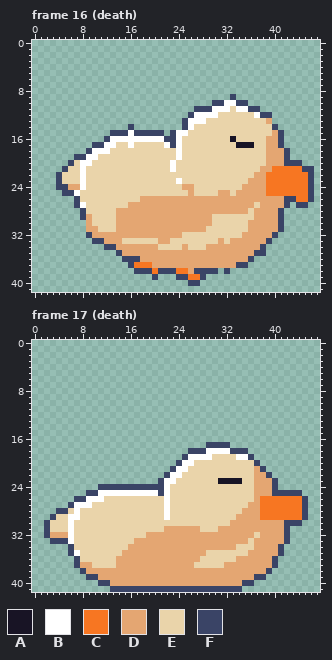
Pixel-art file: art/duck/duck.aseprite. This is how it looked before the edit.
48x42 pixels, 18 frames. Shown: frame 16 (death), frame 17 (death).
Palette (. is transparent): A #181425  B #ffffff  C #f77622  D #e4a672  E #ead4aa  F #3a4466
Pixels before, frame 16 (death), first column x 4:
 9 .............................F.............
10 ..........................FFBBFF...........
11 .......................FFFBBBEBBFF.........
12 ......................FBBBBEEEEEEBFF.......
13 .....................FBBBEEEEEEEEEED.......
14 ............F........FBEEEEEEEEEEEEEF......
15 .........FFFBFFFFF.FBBEEEEEEEEEEEEEEDF.....
16 ........FBBBBBBBBBFFBEEEEEEEEAEEEEEDDF.....
17 ......FFBBEEBEEEEEBFBEEEEEEEEEAAAEEDDF.....
18 .....FBBBEEEEEEEEEEEBEEEEEEEEEEEEEEDDDF....
19 ...FFBBEEEEEEEEEEEEEBEEEEEEEEEEEEEEDDDF....
20 ..FEBBEEEEEEEEEEEEEBEEEEEEEEEEEEEEEDDDFFF..
21 .FEEBEEEEEEEEEEEEEEBEEEEEEEEEEEEEEDDCCCCCFF
22 FEEEBEEEEEEEEEEEEEEEEEEEEEEEEEEEEDDCCCCCCCF
23 FEEEBEEEEEEEEEEEEEEEBEEEEEEEEEEEDDDCCCCCCCF
24 FFDDBEEEEEEEEEEEEEEEEDDEEEEEEEEDDDDCCCCCCCF
25 .FFBEEEEEEEEEEEEEEEEEEDEEEEDDEDDDDDCCCCCCCF
26 ...FEEEEEEEEEEDDDDDDDDDDDDDDDDDDDDDDDDFFCCF
27 ...FBEEEEEEEDDDDDDDDDDDDDDDDDDDDDEDDDDF.FF.
28 ....FEEEEEDDDDDDDDDDDDDDDDDDDDDDEDDDDF.....
29 ....FDEEEEDDDDDDDDDDDDDDDDEEEEEEEDDDDF.....
30 .....DEEEEDDDDDDDDDDDDDDDDEEEEEEDDDDDF.....
31 .....DDEEEDDDDDDDDDDDDDDDEEEEEEEDDDDDF.....
32 .....FDDDDDDDDDDDDDDDEEEEEEEEEEDDDDDF......
33 ......FFDDDEEEEEEDDEEEEEEEEDEDDDDDDF.......
34 ........FFDDDDDDDEEEEDEEEDDDDDDDDDF........
35 ..........FDDDDDDDDDDDDDDDDDDDDDDFF........
36 ...........FFFDDDDDDDDDDDDDDDDDDF..........
37 ............FCCCDDDDDDDDDDDDDDFF...........
38 .............FFFCFFFCCDFFFF.F..............
39 ................F...FFCCF..................
40 ......................FF...................
Pixels before, frame 17 (death), first column x 2:
17 ...........................FFFF.............
18 ........................FFFBBBBFFF..........
19 .......................FBBBBEEEEBBF.........
20 ......................FBBEEEEEEEEEEF........
21 .....................FBBEEEEEEEEEEEDF.......
22 ....................FBBEEEEEEEEEEEEDDF......
23 ...................FBBEEEEEEEAAAAEEDDDF.....
24 .........FFFFFFFFFFFBEEEEEEEEEEEEEEDDDF.....
25 .......FFBBBBBBBBBBFBEEEEEEEEEEEEEEDDDFFFFF.
26 .....FFBBBEEEEEEEEEEBEEEEEEEEEEEEEEDCCCCCCCF
27 ....FBBBEEEEEEEEEEEEBEEEEEEEEEEEEEDDCCCCCCCF
28 ..FFEBEEEEEEEEEEEEEEBEEEEEEEEEEEEDDDCCCCCCCF
29 .FEEBBEEEEEEEEEEEEEEBEEEEEEEEEEEDDDDCCCCCCCF
30 FEEEBEEEEEEEEEEEEEEEEEEEEEEEEEEDDDDDDDDDFFF.
31 FEEEBEEEEEEEEEEEEEEEDDDDDDEEEDDDDDDDDDDDF...
32 FDDDBEEEEEEEEEEEEDDDDDDDDDDDDDDDDDDEDDDDF...
33 .FFFBEEEEEEEEEEDDDDDDDDDDDDDDDDDDDEDDDDDF...
34 ....FEEEEEEEEEDDDDDDDDDDDDDDDDDDEEEDDDDF....
35 ....FBEEEEEEEDDDDDDDDDDDDDDEEEEEEEDDDDDF....
36 .....FEEEEEEDDDDDDDDDDDDDDEEEEEEDDDDDDF.....
37 .....FDDEEEEDDDDDDDDDDDDDEEEEEDDDDDDDDF.....
38 ......FDDDDDDDDDDDDDDDDDDDDDDDDDDDDDDF......
39 .......FFDDDDDDDDDDDDDDDDDDDDDDDDDDFF.......
40 .........FFDDDDDDDDDDDDDDDDDDDDDDFF.........
41 ...........FFFFFFFFFFFFFFFFFFFFFF...........
After:
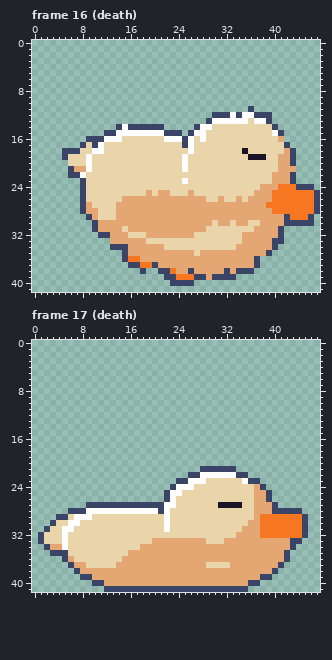
Commit message: Strengthen the duck fall and brief impact squash
Changes in this commit:
Changed rows in their new state; - is an unchanged pixel.
Frame 16 (death):
first column x 4:
 9 -----------------------------.--------------
10 --------------------------......------------
11 -----------------------.........-.----------
12 ----------------------....FFFBFBBF----------
13 ---------------------....FBBBBBB-BBF--------
14 ----------FB-FFFFF---..FBB------------------
15 --------F-BB-BBBBBF-F.FBB-----------B-------
16 -----FFFB--EEEEEEEBB-FB-B----E-----EED------
17 ----FE-BEE--E-----EEEFB-------EEE--EEEF-----
18 -FFFEE--E-----------E-B--------A---EEEDF----
19 -FEEE-E-------------EB----------AAAEE-DF----
20 --E-E--------------E-B-------------EE-D-.---
21 -.FDDB-------------E-B------------EEEDDD...-
22 ..FF-----------------------------EEEDDDF...-
23 ....F---------------EB----------EEEEDDDF...-
24 ....F----------------EE--------EEE-DD---FF--
25 -...F----------D-DD--------EE-EEE--D------CF
26 ---.F------DDD-----------EE-EE-E----CCCC--CF
27 ---.FD----DD---------------------D-CCCCCCCCF
28 -----DD-------------------------D---CCCCCCCF
29 ----.FD-------------------DDDDDDD----DFCCCF-
30 -----.FDDD-----------------DD-DDEE---DFFFFF-
31 -----.FDDD-E--------------------E-----------
32 -----..FF---EEE------DD-------------DF------
33 ------...--DDDD--EE--------E-EE----DFF------
34 --------.-FF-----D---E---EEEEE----DDF-------
35 ----------.F-----------E---------DDF--------
36 ------------CC------------------DF----------
37 -------------F--F-------------DDDF----------
38 -------------.-..--CDDFDDDDD-DFFF-----------
39 ----------------.-FFCC-F-DFFFF--------------
40 -------------------FFF-.--------------------
Frame 17 (death):
first column x 1:
17 ----------------------------....-------------
18 -------------------------..........----------
19 ------------------------............---------
20 -----------------------..............--------
21 ----------------------.....FFFFFF.....-------
22 ---------------------....FFBBBBBBFF....------
23 --------------------...FFBBB--EEEEBFF...-----
24 ----------............FBBB-----------F..-----
25 --------.............FBB--------------F.....-
26 ------...............FB--------------DF......
27 -----...FFFFFFFFFFFFF-B-------AAAA-E-DDF.....
28 ---..FFFBBBBBBBBBBBBF-------------EE-DDFFFFF.
29 --.FFE-BB------------------------EEE---------
30 -.F---B--------------B----------EEE--CCCCCCCF
31 ----B----------------BEEEEE---EEEE---CCCCCCCF
32 FEEEBE------------EEEEEEEEEEEEEEE---DCCCCCCCF
33 FEEEBE----------EEE---------EEE----D-----DFF-
34 -FDDBE---------EE----------------DDD----DDF--
35 --FFFEE-------E-------------DDDDDDD-----DF---
36 ----FDE------E-------------DDDDDD------DDF---
37 -----FD-E-----------------DD---E-------DF----
38 ------FD------------------------------DF-----
39 -------F-D--------------------------D-F------
40 ---------F-D----------------------D-F--------
41 -----------F----------------------F----------
Changed places in both pictures, as pixel boxes (x1, y1, x2, y2):
changed: (56, 94, 320, 286)
changed: (38, 442, 308, 592)
